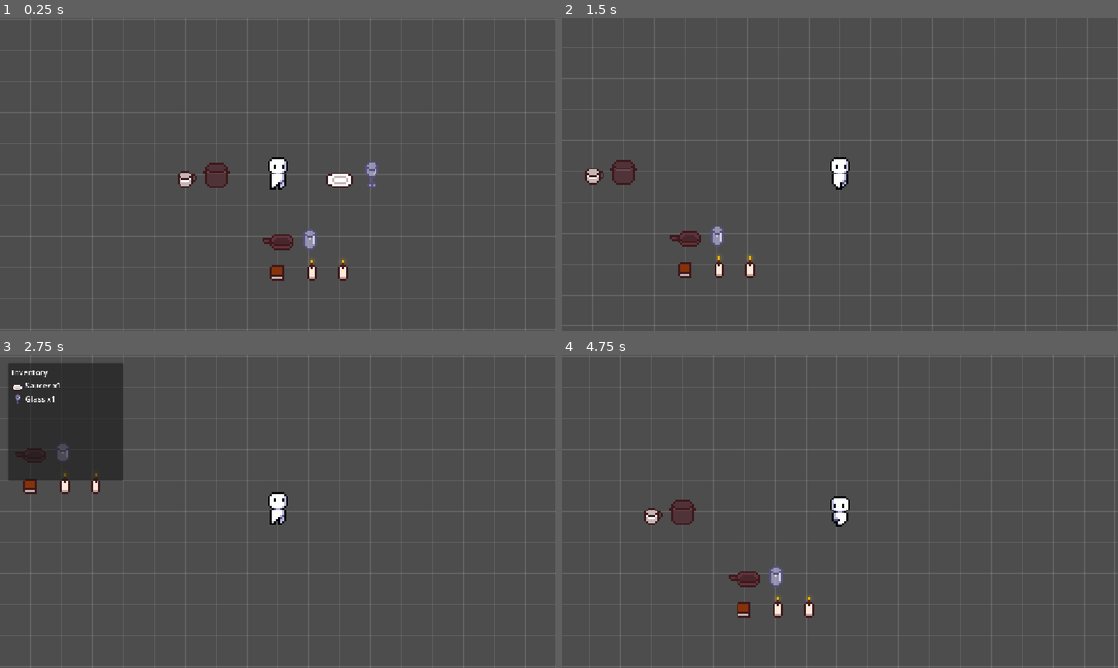
Above: before the commit, frames 1-4 (two rows, left to right).
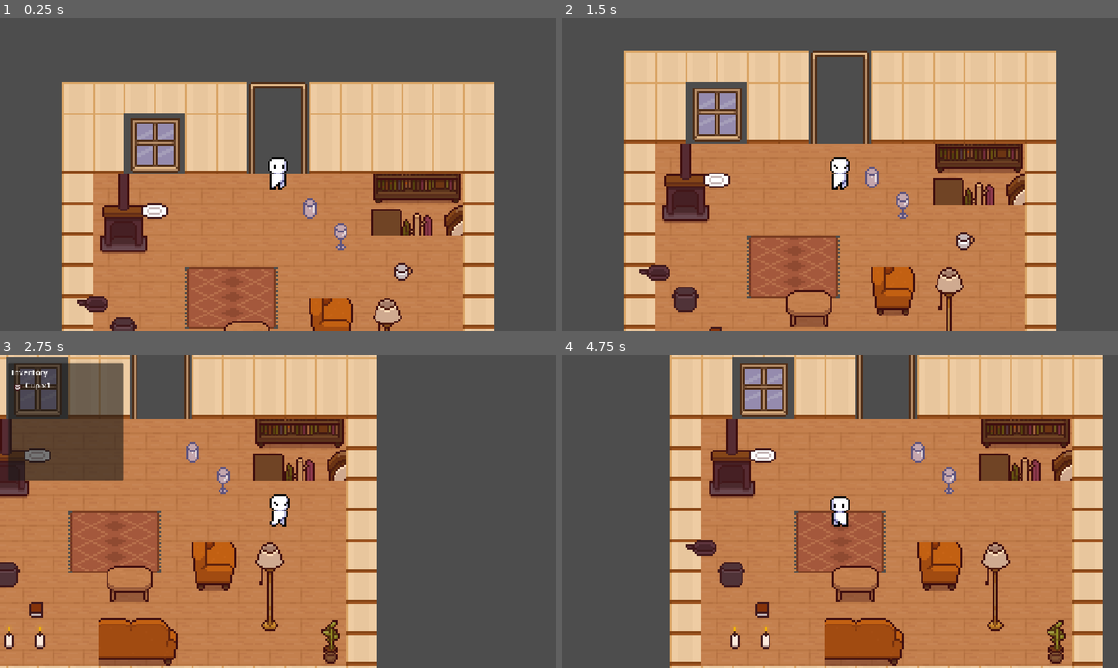
Above: after the commit, the same moments.

Repository: Formvoid-83/Sabe_a_casa
Game: Godot game, scene res://scenes/world/world.tscn
Two runs of this game, one before a commit and one after it. Both use one fixed random seed, a clock stepped at 60 frames per second and the inputs below.
Inputs:
- Up to frame 1 (0.25 s): no input
- Up to frame 2 (1.5 s): tap Enter at 0.5 s; hold Right (ui_right) 0.53-1.28 s; tap I at 0.6, 1.35 s; hold Down (ui_down) from 1.28 s (still down)
- Up to frame 3 (2.75 s): release Down (ui_down) at 2.03 s; hold Right (ui_right) from 2.03 s (still down); tap I at 2.1 s
- Up to frame 4 (4.75 s): release Right (ui_right) at 2.78 s; hold Up (ui_up) 2.78-3.53 s; tap I at 2.85, 3.6, 4.35 s; hold Left (ui_left) from 3.53 s (still down)

The runs differ from the first frame. In frame 1, 59% of the frame differs, in the area x 5-100%, y 0-100%; in frame 2, 66%; in frame 3, 64%; in frame 4, 75%, in the area x 4-100%, y 0-100%.

Commit message:
Tiles with some cropped errors

Diff:
--- a/scenes/world/world.tscn
+++ b/scenes/world/world.tscn
@@ -1,6 +1,6 @@
 [gd_scene load_steps=13 format=3]
 
-[ext_resource type="Script" path="res://scripts/world/grid_visual.gd" id="1"]
+[ext_resource type="Script" path="res://scripts/world/living_room.gd" id="1"]
 [ext_resource type="PackedScene" path="res://scenes/player/player.tscn" id="2"]
 [ext_resource type="PackedScene" path="res://scenes/items/item.tscn" id="3"]
 [ext_resource type="Resource" path="res://resources/items/saucer.tres" id="4"]
@@ -15,55 +15,56 @@
 
 [node name="World" type="Node2D"]
 
-[node name="GridVisual" type="Node2D" parent="."]
+[node name="LivingRoom" type="Node2D" parent="."]
 script = ExtResource("1")
 
 [node name="Player" parent="." instance=ExtResource("2")]
+position = Vector2(112, 48)
 
 [node name="Items" type="Node2D" parent="."]
 
 [node name="Saucer" parent="Items" instance=ExtResource("3")]
-position = Vector2(32, 0)
+position = Vector2(48, 64)
 item_data = ExtResource("4")
 quantity = 1
 
 [node name="Pot" parent="Items" instance=ExtResource("3")]
-position = Vector2(-32, 0)
+position = Vector2(32, 128)
 item_data = ExtResource("5")
 quantity = 1
 
 [node name="Pan" parent="Items" instance=ExtResource("3")]
-position = Vector2(0, 32)
+position = Vector2(16, 112)
 item_data = ExtResource("6")
 quantity = 1
 
 [node name="Jar" parent="Items" instance=ExtResource("3")]
-position = Vector2(16, 32)
+position = Vector2(128, 64)
 item_data = ExtResource("7")
 quantity = 1
 
 [node name="Glass" parent="Items" instance=ExtResource("3")]
-position = Vector2(48, 0)
+position = Vector2(144, 80)
 item_data = ExtResource("8")
 quantity = 1
 
 [node name="Cup" parent="Items" instance=ExtResource("3")]
-position = Vector2(-48, 0)
+position = Vector2(176, 96)
 item_data = ExtResource("9")
 quantity = 1
 
 [node name="Book" parent="Items" instance=ExtResource("3")]
-position = Vector2(0, 48)
+position = Vector2(48, 144)
 item_data = ExtResource("10")
 quantity = 1
 
 [node name="Candle" parent="Items" instance=ExtResource("3")]
-position = Vector2(16, 48)
+position = Vector2(32, 160)
 item_data = ExtResource("11")
 quantity = 1
 
 [node name="Candle2" parent="Items" instance=ExtResource("3")]
-position = Vector2(32, 48)
+position = Vector2(48, 160)
 item_data = ExtResource("11")
 quantity = 2
 
--- a/scripts/world/grid_visual.gd
+++ /dev/null
@@ -1,19 +0,0 @@
-extends Node2D
-
-const TILE_SIZE := 16
-const GRID_EXTENT := 20 # tiles drawn in each direction from the origin
-
-func _ready() -> void:
-	queue_redraw()
-
-func _draw() -> void:
-	var half := GRID_EXTENT * TILE_SIZE
-	var color := Color(1, 1, 1, 0.12)
-	var x := -half
-	while x <= half:
-		draw_line(Vector2(x, -half), Vector2(x, half), color)
-		x += TILE_SIZE
-	var y := -half
-	while y <= half:
-		draw_line(Vector2(-half, y), Vector2(half, y), color)
-		y += TILE_SIZE
--- /dev/null
+++ b/scripts/world/living_room.gd
@@ -0,0 +1,160 @@
+extends Node2D
+
+# Builds the living room (floor, walls, door, window, furniture) at runtime
+# from the raw sprite sheets, since hand-authoring a TileSet/TileMap resource
+# by hand is far more error-prone than composing it in code.
+
+const TILE_SIZE := 16
+
+const ROOM_WIDTH := 14   # columns: 0..13
+const ROOM_HEIGHT := 12  # rows: 0..11
+const WALL_ROWS := 3     # top wall is 3 tiles tall, matching the door art's height
+const DOOR_COLS := Vector2i(6, 7)   # inclusive column range in the top wall
+const WINDOW_COLS := Vector2i(2, 3) # inclusive column range in the top wall
+
+const FLOORS_WALLS_PNG := preload("res://sprites/TopDownHouse_FloorsAndWalls.png")
+const DOORS_WINDOWS_PNG := preload("res://sprites/TopDownHouse_DoorsAndWindows.png")
+const FURNITURE1_PNG := preload("res://sprites/TopDownHouse_FurnitureState1.png")
+const FURNITURE2_PNG := preload("res://sprites/TopDownHouse_FurnitureState2.png")
+
+# --- TopDownHouse_FloorsAndWalls.png tile coords (col, row), tan room set ---
+const WALL_PLAIN := Vector2i(9, 1)
+const WALL_BASE := Vector2i(9, 4)
+const FLOOR_TILE := Vector2i(10, 6)
+
+# --- TopDownHouse_DoorsAndWindows.png tile coords, tan frame set ---
+# Open doorway frame: 2 cols x 3 rows, walkable (no collision) -> leads to the kitchen later.
+const DOOR_FRAME := [
+	[Vector2i(12, 5), Vector2i(13, 5)],
+	[Vector2i(12, 6), Vector2i(13, 6)],
+	[Vector2i(12, 7), Vector2i(13, 7)],
+]
+# 4-pane window: 2 cols x 2 rows, blocks movement like the rest of the wall.
+const WINDOW_TILES := [
+	[Vector2i(12, 8), Vector2i(13, 8)],
+	[Vector2i(12, 9), Vector2i(13, 9)],
+]
+
+# --- Furniture pieces as [dx, dy, atlas_col, atlas_row] lists ---
+const FIREPLACE_TILES := [[0,0,9,7],[1,0,10,7],[0,1,9,8],[1,1,10,8],[0,2,9,9],[1,2,10,9]]
+const BOOKSHELF_TILES := [[0,0,2,6],[1,0,3,6],[2,0,4,6],[0,1,2,7],[1,1,3,7],[2,1,4,7]]
+const COFFEE_TABLE_TILES := [[0,0,5,2],[1,0,6,2],[0,1,5,3],[1,1,6,3]]
+const ARMCHAIR_TILES := [[0,0,11,8],[1,0,12,8],[0,1,11,9],[1,1,12,9]]
+const FLOOR_LAMP_TILES := [[0,0,6,7],[0,1,6,8],[0,2,6,9]]
+const SOFA_TILES := [[0,0,2,10],[1,0,3,10],[2,0,4,10],[0,1,2,11],[1,1,3,11],[2,1,4,11]]
+const PLANT_TILES := [[0,0,0,10],[0,1,0,11]]
+const RUG_TILES := [[0,0,10,2],[1,0,11,2],[2,0,12,2],[0,1,10,3],[1,1,11,3],[2,1,12,3]]
+
+var _fw_source_id: int
+var _dw_source_id: int
+var _f1_source_id: int
+var _f2_source_id: int
+
+var _tile_set: TileSet
+var _floor_layer: TileMapLayer
+var _wall_layer: TileMapLayer
+var _furniture_layer: TileMapLayer
+
+func _ready() -> void:
+	_build_tile_set()
+	_floor_layer = _make_layer()
+	_wall_layer = _make_layer()
+	_furniture_layer = _make_layer()
+
+	_paint_floor()
+	_paint_walls()
+	_paint_furniture()
+
+func _make_layer() -> TileMapLayer:
+	var layer := TileMapLayer.new()
+	layer.tile_set = _tile_set
+	add_child(layer)
+	return layer
+
+func _build_tile_set() -> void:
+	_tile_set = TileSet.new()
+	_tile_set.tile_size = Vector2i(TILE_SIZE, TILE_SIZE)
+	_tile_set.add_physics_layer()
+	_tile_set.set_physics_layer_collision_layer(0, 1) # matches Player.WORLD_LAYER_MASK
+
+	_fw_source_id = _add_source(FLOORS_WALLS_PNG)
+	_dw_source_id = _add_source(DOORS_WINDOWS_PNG)
+	_f1_source_id = _add_source(FURNITURE1_PNG)
+	_f2_source_id = _add_source(FURNITURE2_PNG)
+
+	_register_tile(_fw_source_id, WALL_PLAIN, true)
+	_register_tile(_fw_source_id, WALL_BASE, true)
+	_register_tile(_fw_source_id, FLOOR_TILE, false)
+
+	for row in DOOR_FRAME:
+		for coords in row:
+			_register_tile(_dw_source_id, coords, false)
+	for row in WINDOW_TILES:
+		for coords in row:
+			_register_tile(_dw_source_id, coords, true)
+
+	for tiles in [FIREPLACE_TILES, ARMCHAIR_TILES, FLOOR_LAMP_TILES, SOFA_TILES, PLANT_TILES, COFFEE_TABLE_TILES]:
+		for cell in tiles:
+			_register_tile(_f1_source_id, Vector2i(cell[2], cell[3]), true)
+	for cell in RUG_TILES:
+		_register_tile(_f1_source_id, Vector2i(cell[2], cell[3]), false)
+	for cell in BOOKSHELF_TILES:
+		_register_tile(_f2_source_id, Vector2i(cell[2], cell[3]), true)
+
+func _add_source(texture: Texture2D) -> int:
+	var source := TileSetAtlasSource.new()
+	source.texture = texture
+	source.texture_region_size = Vector2i(TILE_SIZE, TILE_SIZE)
+	return _tile_set.add_source(source)
+
+func _register_tile(source_id: int, coords: Vector2i, collidable: bool) -> void:
+	var source := _tile_set.get_source(source_id) as TileSetAtlasSource
+	if not source.has_tile(coords):
+		source.create_tile(coords)
+	if not collidable:
+		return
+	var data := source.get_tile_data(coords, 0)
+	if data.get_collision_polygons_count(0) == 0:
+		data.add_collision_polygon(0)
+		var half := TILE_SIZE / 2.0
+		data.set_collision_polygon_points(0, 0, PackedVector2Array([
+			Vector2(-half, -half), Vector2(half, -half),
+			Vector2(half, half), Vector2(-half, half),
+		]))
+
+func _paint_floor() -> void:
+	for row in range(WALL_ROWS, ROOM_HEIGHT - 1):
+		for col in range(1, ROOM_WIDTH - 1):
+			_floor_layer.set_cell(Vector2i(col, row), _fw_source_id, FLOOR_TILE)
+	_stamp(_floor_layer, RUG_TILES, _f1_source_id, Vector2i(4, 6))
+
+func _paint_walls() -> void:
+	for col in range(0, ROOM_WIDTH):
+		for row in range(0, WALL_ROWS):
+			if col >= DOOR_COLS.x and col <= DOOR_COLS.y:
+				_wall_layer.set_cell(Vector2i(col, row), _dw_source_id, DOOR_FRAME[row][col - DOOR_COLS.x])
+				continue
+			if col >= WINDOW_COLS.x and col <= WINDOW_COLS.y and row > 0:
+				_wall_layer.set_cell(Vector2i(col, row), _dw_source_id, WINDOW_TILES[row - 1][col - WINDOW_COLS.x])
+				continue
+			var tile := WALL_BASE if row == WALL_ROWS - 1 else WALL_PLAIN
+			_wall_layer.set_cell(Vector2i(col, row), _fw_source_id, tile)
+
+	for row in range(WALL_ROWS, ROOM_HEIGHT):
+		_wall_layer.set_cell(Vector2i(0, row), _fw_source_id, WALL_BASE)
+		_wall_layer.set_cell(Vector2i(ROOM_WIDTH - 1, row), _fw_source_id, WALL_BASE)
+	for col in range(0, ROOM_WIDTH):
+		_wall_layer.set_cell(Vector2i(col, ROOM_HEIGHT - 1), _fw_source_id, WALL_BASE)
+
+func _paint_furniture() -> void:
+	_stamp(_furniture_layer, FIREPLACE_TILES, _f1_source_id, Vector2i(1, 3))
+	_stamp(_furniture_layer, BOOKSHELF_TILES, _f2_source_id, Vector2i(10, 3))
+	_stamp(_furniture_layer, COFFEE_TABLE_TILES, _f1_source_id, Vector2i(5, 7))
+	_stamp(_furniture_layer, ARMCHAIR_TILES, _f1_source_id, Vector2i(8, 7))
+	_stamp(_furniture_layer, FLOOR_LAMP_TILES, _f1_source_id, Vector2i(10, 7))
+	_stamp(_furniture_layer, SOFA_TILES, _f1_source_id, Vector2i(5, 9))
+	_stamp(_furniture_layer, PLANT_TILES, _f1_source_id, Vector2i(12, 9))
+
+func _stamp(layer: TileMapLayer, piece: Array, source_id: int, origin: Vector2i) -> void:
+	for cell in piece:
+		layer.set_cell(origin + Vector2i(cell[0], cell[1]), source_id, Vector2i(cell[2], cell[3]))
Not shown, added: scripts/world/living_room.gd.uid
